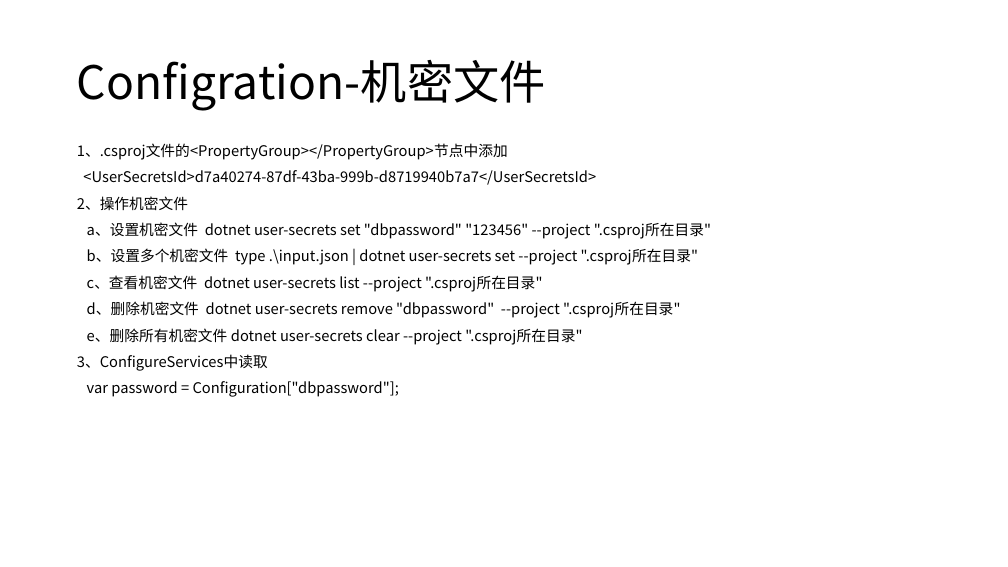
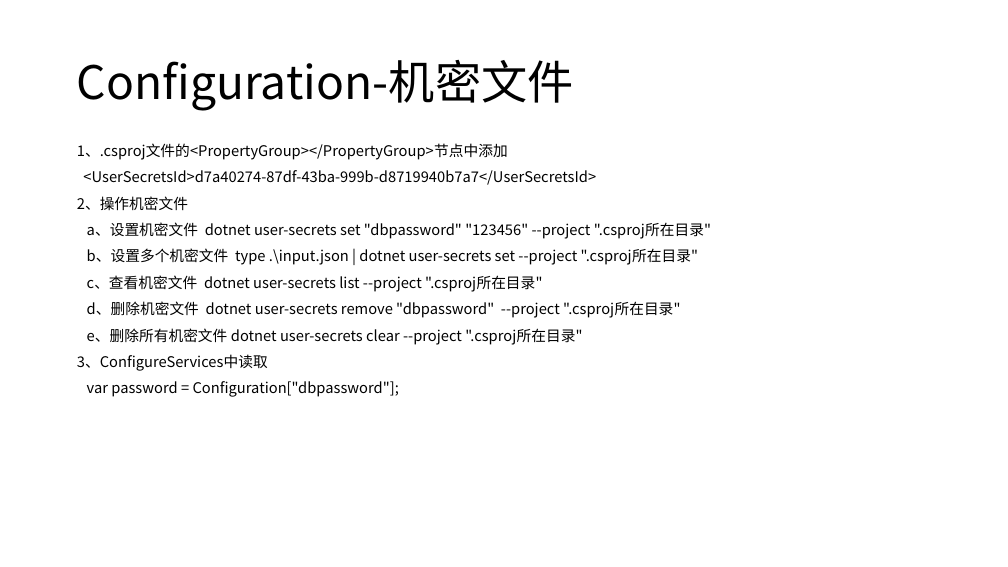
Before and after one commit to axzxs2001/aspnetcore5.0, a slide deck: slide 7 of aspnetcore3.0course/docs/aspnetcore3.0course.pptx. Drawn at 1008x567 pixels with LibreOffice and Linux fonts; fonts in the diff are those of the drawing. Boxes give left, top, right and bottom in pixels: in the first picture for what was removed or moved away, otherwise in the second. Text is boxed around its words. In the diff, an @@ line names an element or a change of style, - is before the commit and + after.

```diff
--- a/aspnetcore3.0course/docs/aspnetcore3.0course.pptx
+++ b/aspnetcore3.0course/docs/aspnetcore3.0course.pptx
@@ title at (77,60,574,111): text changed @@
-Configration-机密文件
+Configuration-机密文件
```
Also in this commit, not shown: 2 other slides changed, 9 other files.
